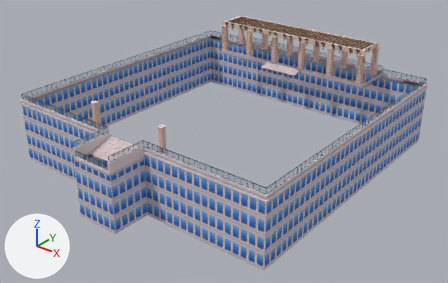
The FBX model assets/map/fbx/Rooftop.fbx: old version first, new version second.
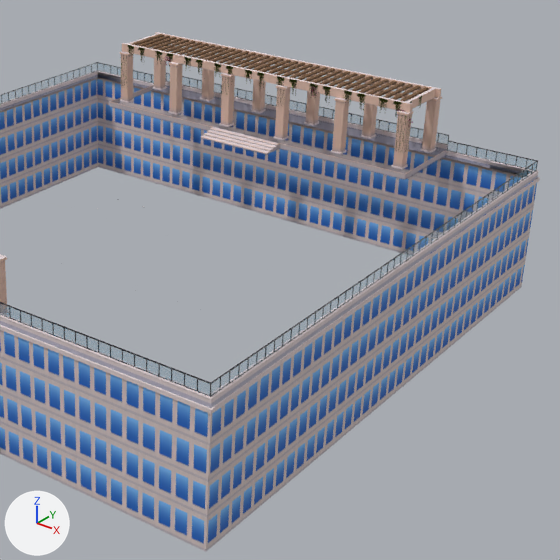
The first picture shows the older version from a camera (50 mm lens) standing at (233.0, -288.0, 148.0) and looking at (8.0, -7.0, -26.0). The close-ups show the older and then the newer version on the part from 36% to 98% of the width and 0% to 97% of the height of that picture. Only the edits that show in the close-ups are written down. Lighting does not change. The marker at lower left points along +X, +Y and +Z. Where no turn or scale is listed for an object, it has been applied to the vertices. Vertices at exactly the same position are counted once.

Before the edit, the objects in view are built like this:
```python
me_pergolamesh_001 = bpy.data.meshes.new('PergolaMesh.001')
me_pergolamesh_001.from_pydata(...)  # 712 vertices, 982 faces; spans x -60.0..60.0, y -82.0..99.0, z 0.0..24.0
me_pergolamesh_001.materials.append(mat_arch)  # picture img_arch_color_png
me_pergolaslatsmesh_001 = bpy.data.meshes.new('PergolaSlatsMesh.001')
me_pergolaslatsmesh_001.from_pydata(...)  # 304 vertices, 304 faces; spans x -56.6..55.6, y 77.1..96.4, z 23.2..23.8
me_pergolaslatsmesh_001.materials.append(mat_arch)  # picture img_arch_color_png
me_towertopmesh_001 = bpy.data.meshes.new('TowerTopMesh.001')
me_towertopmesh_001.from_pydata(...)  # 68 vertices, 124 faces; spans x -95.0..95.0, y -108.0..104.0, z -41.0..-1.0
me_towertopmesh_001.materials.append(mat_arch)  # picture img_arch_color_png
me_vinesmesh_001 = bpy.data.meshes.new('VinesMesh.001')
me_vinesmesh_001.from_pydata(...)  # 108 vertices, 108 faces; spans x -60.0..61.3, y 74.7..86.3, z 7.5..24.0
me_vinesmesh_001.materials.append(mat_foliage)  # picture img_foliage_png
ob_pergola = bpy.data.objects.new('Pergola', me_pergolamesh_001)
ob_pergola.location = (0.0, 0.0, 0.0)
ob_pergolaslats = bpy.data.objects.new('PergolaSlats', me_pergolaslatsmesh_001)
ob_pergolaslats.location = (0.0, 0.0, 0.0)
ob_towertop = bpy.data.objects.new('TowerTop', me_towertopmesh_001)
ob_towertop.location = (0.0, 0.0, 0.0)
ob_vines = bpy.data.objects.new('Vines', me_vinesmesh_001)
ob_vines.location = (0.0, 0.0, 0.0)
# also in view: 'RailingGlass' at (0.0, -2.0, 2.0); 'Steps' at (0.0, 2.0, -1.0); 'RailingFrame' at (0.0, -2.0, 2.0); 'Parapet' at (0.0, -2.0, -1.0)
```
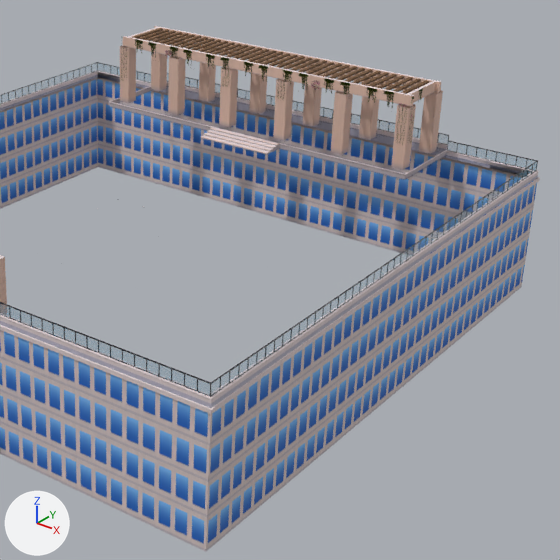
Where the change shows, as pixel boxes [x1, y1, x2, y2] in the close-ups (560 x 560 px; the box of a moved part takes in the faces that stretch with it):
'Pergola', reshaped: before [0, 32, 442, 304]; after [0, 26, 443, 304]
'PergolaSlats', rescaled: before [132, 34, 429, 102]; after [132, 28, 429, 94]
'Vines', reshaped: before [121, 38, 422, 152]; after [121, 36, 423, 145]
part 2 of me_pergolamesh_001, moved or reshaped: before [122, 43, 413, 113]; after [123, 36, 414, 107]
part 3 of me_pergolamesh_001, moved or reshaped: before [155, 32, 441, 98]; after [154, 26, 441, 93]
part 4 of me_pergolamesh_001, moved or reshaped: before [127, 33, 161, 47]; after [128, 27, 160, 40]
part 5 of me_pergolamesh_001, moved or reshaped: before [406, 88, 436, 109]; after [407, 81, 436, 103]
part 6 of me_pergolamesh_001, moved or reshaped: before [145, 41, 416, 100]; after [144, 35, 411, 91]
part 7 of me_pergolamesh_001, deleted: before [0, 42, 442, 304]
part 8 of me_pergolamesh_001, built on: before [120, 48, 215, 115]; after [120, 40, 216, 115]
part 9 of me_pergolamesh_001, built on: before [219, 63, 321, 141]; after [219, 57, 323, 141]
part 10 of me_pergolamesh_001, built on: before [331, 87, 440, 170]; after [331, 80, 443, 170]
part 11 of me_vinesmesh_001, moved or reshaped: before [128, 45, 402, 117]; after [121, 36, 414, 112]
part 12 of me_vinesmesh_001, rebuilt: before [409, 96, 422, 108]; after [418, 89, 423, 102]

Edits to the bpy script that builds the scene:
```text
Change me_pergolaslatsmesh_001:
    used by ob_pergolaslats; location = (0.0, 0.0, 0.0)
    remove me_pergolaslatsmesh_001.from_pydata(...)  # 304 vertices, 304 faces; spans x -56.6..55.6, y 77.1..96.4, z 23.2..23.8
    add me_pergolaslatsmesh_001.from_pydata(...)  # 304 vertices, 304 faces; spans x -56.6..55.6, y 77.6..95.9, z 25.7..26.3
    me_pergolaslatsmesh_001 part 1: the whole mesh is scaled about its middle by (1, 0.943, 1), then moved by (0.0, 0.0, 2.5)
Change me_vinesmesh_001:
    used by ob_vines; location = (0.0, 0.0, 0.0)
    remove me_vinesmesh_001.from_pydata(...)  # 108 vertices, 108 faces; spans x -60.0..61.3, y 74.7..86.3, z 7.5..24.0
    add me_vinesmesh_001.from_pydata(...)  # 116 vertices, 116 faces; spans x -60.0..60.7, y 74.7..86.4, z 10.2..26.5
    me_vinesmesh_001 part 11: the loose piece of 4 vertices spanning x -60.0..60.0, y 75.8, z 17.5..24.0 is moved by (0.0, 0.5, 2.5)
    me_vinesmesh_001 part 12: the loose piece of 4 vertices spanning x 58.2, y 77.1..86.3, z 19.0..24.0 is rebuilt with 4 vertices and now spans x 58.2, y 77.6..86.4, z 21.5..26.5
    other edits to the shape of me_vinesmesh_001 do not show in these pictures
Change me_pergolamesh_001:
    used by ob_pergola; location = (0.0, 0.0, 0.0)
    remove me_pergolamesh_001.from_pydata(...)  # 712 vertices, 982 faces; spans x -60.0..60.0, y -82.0..99.0, z 0.0..24.0
    add me_pergolamesh_001.from_pydata(...)  # 264 vertices, 294 faces; spans x -60.0..60.0, y -82.0..99.0, z 0.0..26.0
    me_pergolamesh_001 part 2: the loose piece of 8 vertices spanning x -60.0..60.0, y 76.0..77.0, z 21.0..24.0 is moved by (0.0, 1.0, 2.0)
    me_pergolamesh_001 part 3: the loose piece of 8 vertices spanning x -60.0..60.0, y 96.0..98.0, z 21.0..24.0 is moved by (0.0, -1.0, 2.0)
    me_pergolamesh_001 part 4: the loose piece of 8 vertices spanning x -58.0..-57.0, y 77.0..96.0, z 21.0..24.0 is moved by (0.0, 0.0, 2.0)
    me_pergolamesh_001 part 5: the loose piece of 8 vertices spanning x 57.0..58.0, y 77.0..96.0, z 21.0..24.0 is moved by (0.0, 0.0, 2.0)
    me_pergolamesh_001 part 6: the loose piece of 8 vertices spanning x -57.0..57.0, y 86.0..87.0, z 22.0..23.0 is moved by (0.0, 0.0, 2.0)
    me_pergolamesh_001 part 7: 16 loose pieces with 256 vertices, spanning x -60.0..60.0, y -82.0..99.0, z 1.0..21.0, are deleted
    me_pergolamesh_001 part 8: 124 vertices removed from x -60.0..-32.0, y 74.0..99.0, z 2.0..20.0; 60 vertices added at x -60.0..-32.0, y 75.0..99.0, z 2.0..23.0
    me_pergolamesh_001 part 9: 124 vertices removed from x -14.0..14.0, y 74.0..99.0, z 2.0..20.0; 60 vertices added at x -14.0..14.0, y 75.0..99.0, z 2.0..23.0
    me_pergolamesh_001 part 10: 124 vertices removed from x 32.0..60.0, y 74.0..99.0, z 2.0..20.0; 60 vertices added at x 32.0..60.0, y 75.0..99.0, z 2.0..23.0
    other edits to the shape of me_pergolamesh_001 do not show in these pictures
```
